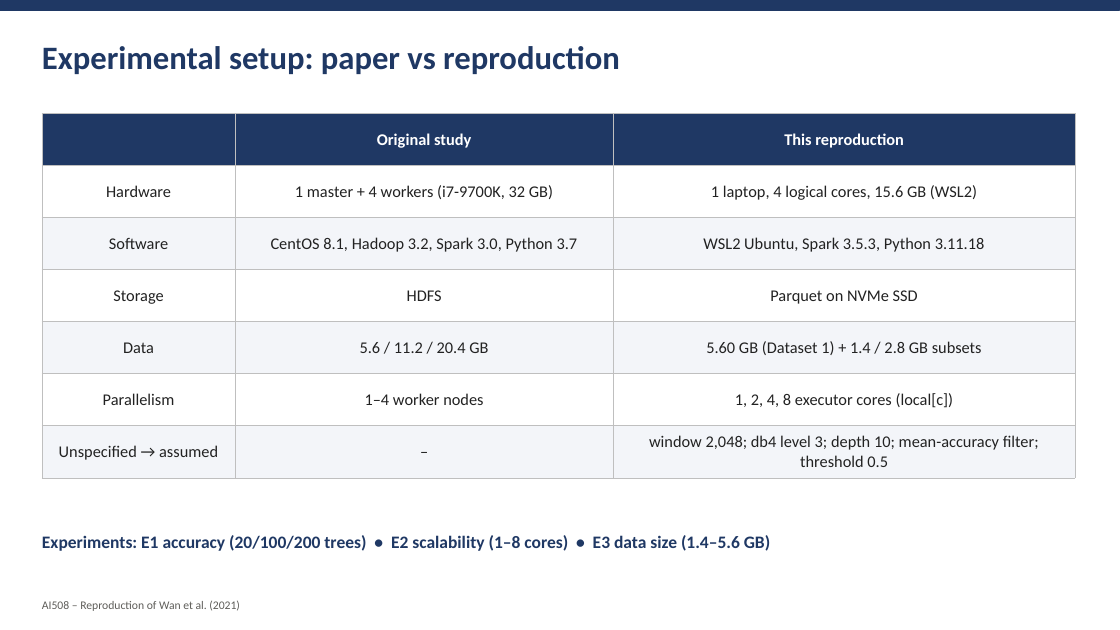
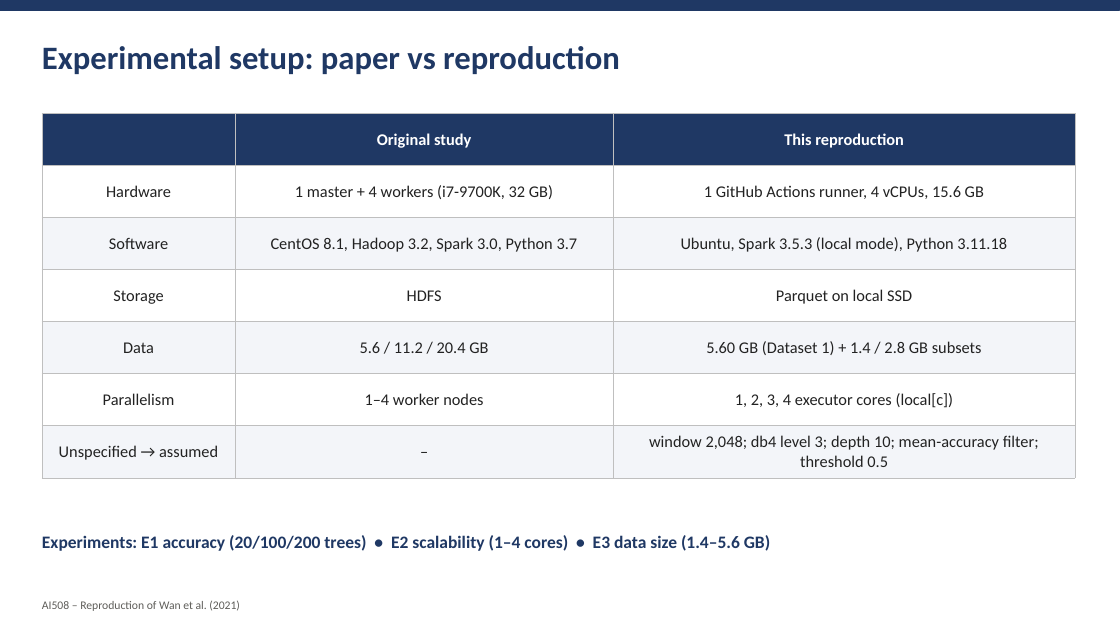
Before and after one commit to amnaaljasmi701/ai508-bearing-irf-reproduction, a slide deck: slide 5 of report/AI508_A2_Presentation.pptx. Drawn at 1120x630 pixels with LibreOffice and Linux fonts; fonts in the diff are those of the drawing. Boxes give left, top, right and bottom in pixels: in the first picture for what was removed or moved away, otherwise in the second. Text is boxed around its words. In the diff, an @@ line names an element or a change of style, - is before the commit and + after.

```diff
--- a/report/AI508_A2_Presentation.pptx
+++ b/report/AI508_A2_Presentation.pptx
@@ table at [42,113,1075,471] @@
-row 2, column 3: 1 laptop, 4 logical cores, 15.6 GB (WSL2)
+row 2, column 3: 1 GitHub Actions runner, 4 vCPUs, 15.6 GB
-row 3, column 3: WSL2 Ubuntu, Spark 3.5.3, Python 3.11.18
+row 3, column 3: Ubuntu, Spark 3.5.3 (local mode), Python 3.11.18
-row 4, column 3: Parquet on NVMe SSD
+row 4, column 3: Parquet on local SSD
-row 6, column 3: 1, 2, 4, 8 executor cores (local[c])
+row 6, column 3: 1, 2, 3, 4 executor cores (local[c])
@@ text at [42,535,770,551]: text changed @@
-Experiments: E1 accuracy (20/100/200 trees) • E2 scalability (1–8 cores) • E3 data size (1.4–5.6 GB)
+Experiments: E1 accuracy (20/100/200 trees) • E2 scalability (1–4 cores) • E3 data size (1.4–5.6 GB)
```
Also in this commit, not shown: 2 other slides changed, 3 other files.
